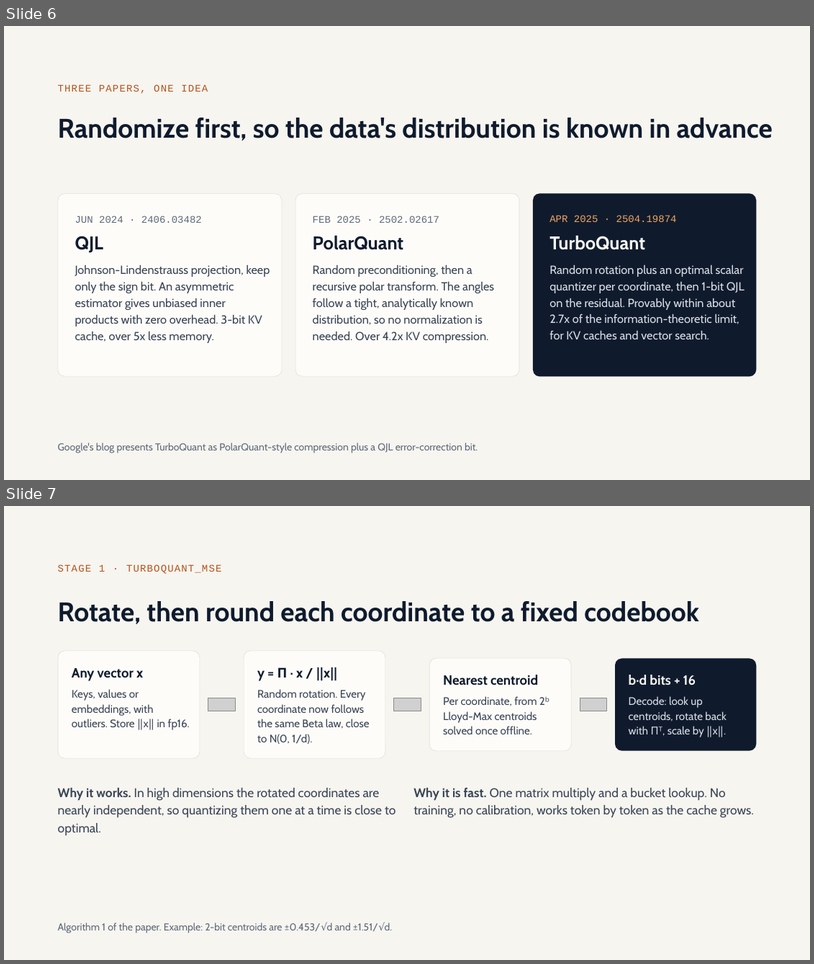
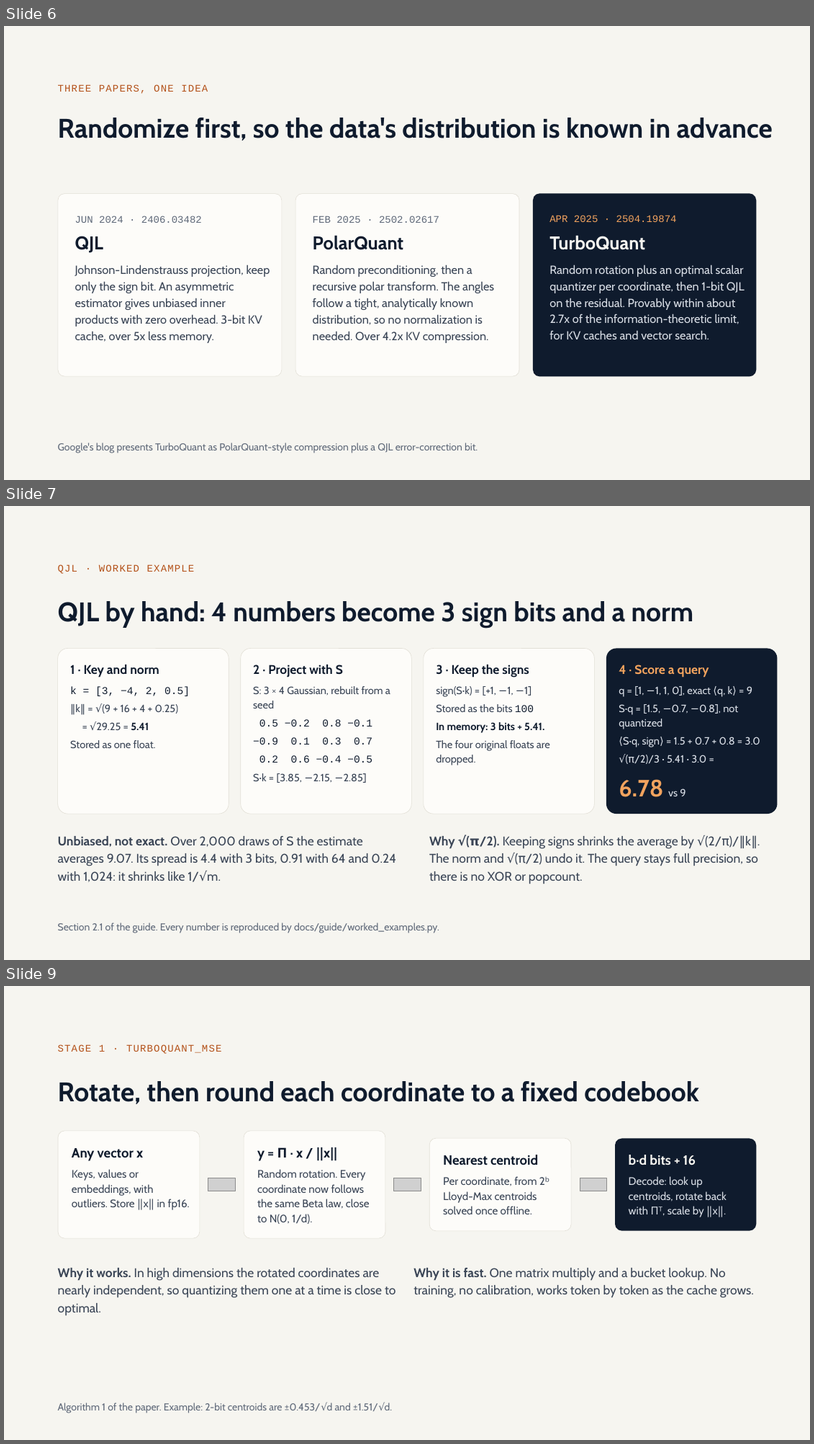
Before and after one commit to olonok69/TurboQuant_ML, a slide deck: docs/TurboQuant.pptx. Shown one above the other, each under a label of ours: slides 6 and 7 before the commit, slides 6, 7 and 9 after it; the slides between them are not shown. The pictures are 814x964 and 814x1444 pixels, drawn with LibreOffice and Linux fonts; fonts in the diff are those of the drawing; grey boxes stand for pictures. Boxes give left, top, right and bottom in pixels: in the first picture for what was removed or moved away, otherwise in the second. Text is boxed around its words. In the diff, an @@ line names an element or a change of style, - is before the commit and + after.

Commit message:
Add worked QJL, PolarQuant and TurboQuant example slides and a TurboQuant example to both guides
Three new slides use v = [3, -4, 2, 0.5] and q = [1, -1, 1, 0]: QJL and
PolarQuant after 'Three papers, one idea', and an end-to-end TurboQuant_prod
example (rotation, 2-bit Lloyd-Max, residual, QJL sign bits, score) after
'Stage 2'. Section 2.3 of both guides gets the same TurboQuant example, and
docs/guide/worked_examples.py reproduces every number in the three examples.

```diff
--- a/docs/TurboQuant.pptx
+++ b/docs/TurboQuant.pptx
@@ slide 7 added at (x1=4, y1=506, x2=810, y2=960), background #F6F5F0 @@
@@ text added at (x1=58, y1=564, x2=195, y2=574), 12 pt, text #B4521A @@
+QJL · WORKED EXAMPLE
@@ title added at (x1=58, y1=601, x2=694, y2=627), 32 pt, text #0F1B2D, bold @@
+QJL by hand: 4 numbers become 3 sign bits and a norm
@@ rounded rectangle added at (x1=58, y1=648, x2=229, y2=813), fill #FDFCF9, outline #E2DFD6 0.5 pt @@
@@ rounded rectangle added at (x1=241, y1=648, x2=412, y2=813), fill #FDFCF9, outline #E2DFD6 0.5 pt @@
@@ rounded rectangle added at (x1=424, y1=648, x2=595, y2=813), fill #FDFCF9, outline #E2DFD6 0.5 pt @@
@@ rounded rectangle added at (x1=607, y1=648, x2=778, y2=813), fill #0F1B2D @@
@@ text added at (x1=70, y1=664, x2=190, y2=748), 12.5 pt, text #3A4556 @@
+1 · Key and norm
+k = [3, −4, 2, 0.5]
+‖k‖ = √(9 + 16 + 4 + 0.25)
+= √29.25 = 5.41
+Stored as one float.
@@ text added at (x1=253, y1=664, x2=391, y2=782), 12.5 pt, text #0F1B2D @@
+2 · Project with S
+S: 3 × 4 Gaussian, rebuilt from a seed
+0.5 −0.2 0.8 −0.1
+−0.9 0.1 0.3 0.7
+0.2 0.6 −0.4 −0.5
+S·k = [3.85, −2.15, −2.85]
@@ text added at (x1=436, y1=664, x2=550, y2=765), 12.5 pt, text #3A4556 @@
+3 · Keep the signs
+sign(S·k) = [+1, −1, −1]
+Stored as the bits 100
+In memory: 3 bits + 5.41.
+The four original floats are dropped.
@@ text added at (x1=619, y1=664, x2=761, y2=797), 12.5 pt, text #D9DEE6 @@
+4 · Score a query
+q = [1, −1, 1, 0], exact ⟨q, k⟩ = 9
+S·q = [1.5, −0.7, −0.8], not quantized
+⟨S·q, sign⟩ = 1.5 + 0.7 + 0.8 = 3.0
+√(π/2)/3 · 5.41 · 3.0 =
+6.78 vs 9
@@ text added at (x1=58, y1=836, x2=396, y2=882), 15 pt, text #3A4556 @@
+Unbiased, not exact. Over 2,000 draws of S the estimate averages 9.07. Its spread is 4.4 with 3 bits, 0.91 with 64 and 0.24 with 1,024: it shrinks like 1/√m.
@@ text added at (x1=430, y1=836, x2=759, y2=883), 15 pt, text #3A4556 @@
+Why √(π/2). Keeping signs shrinks the average by √(2/π)/‖k‖. The norm and √(π/2) undo it. The query stays full precision, so there is no XOR or popcount.
@@ text added at (x1=58, y1=922, x2=440, y2=933), 12 pt, text #5F6979 @@
+Section 2.1 of the guide. Every number is reproduced by docs/guide/worked_examples.py.
@@ what was slide 7 is now slide 9 @@
```
Also in this commit, not shown: 2 other slides added, 3 other files.
